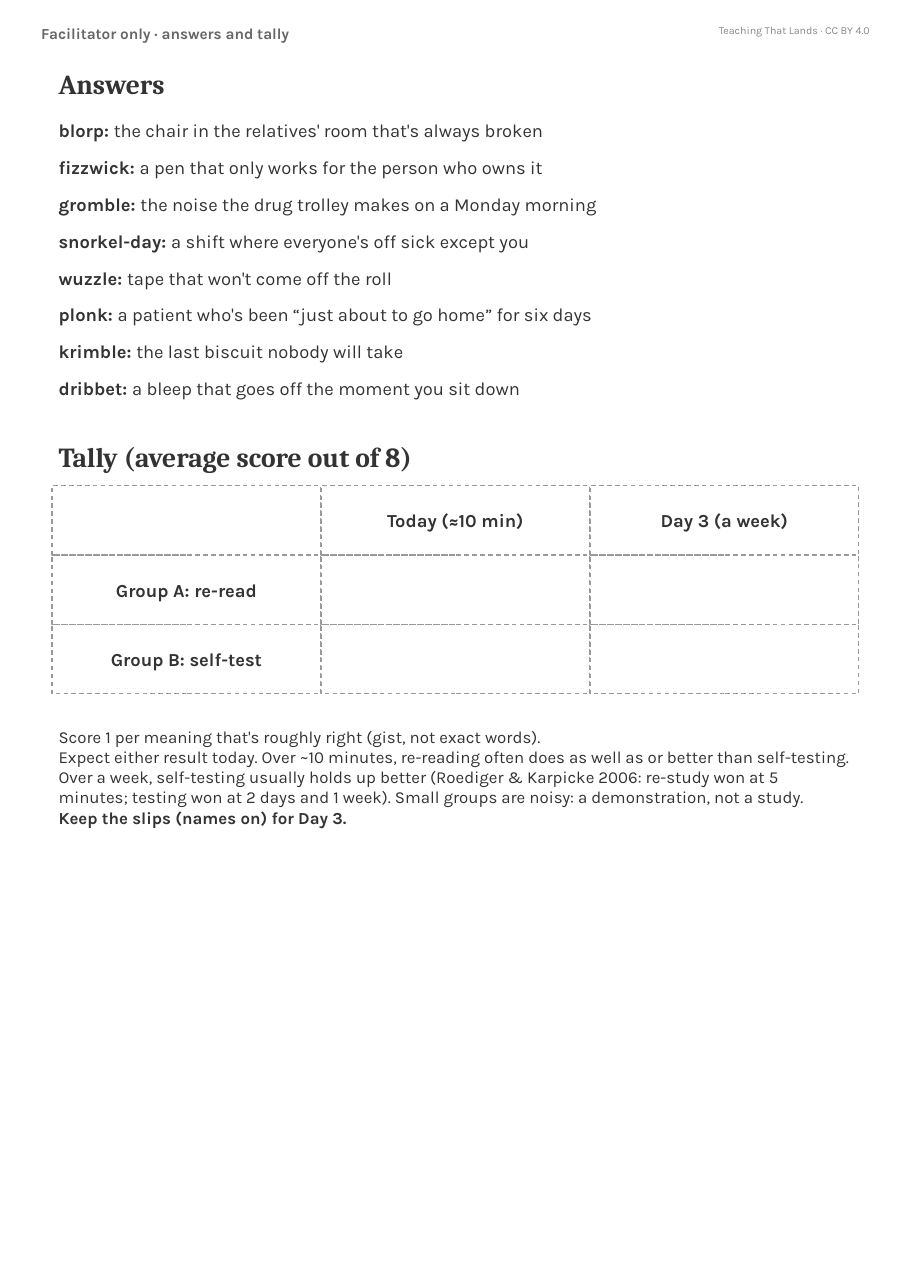
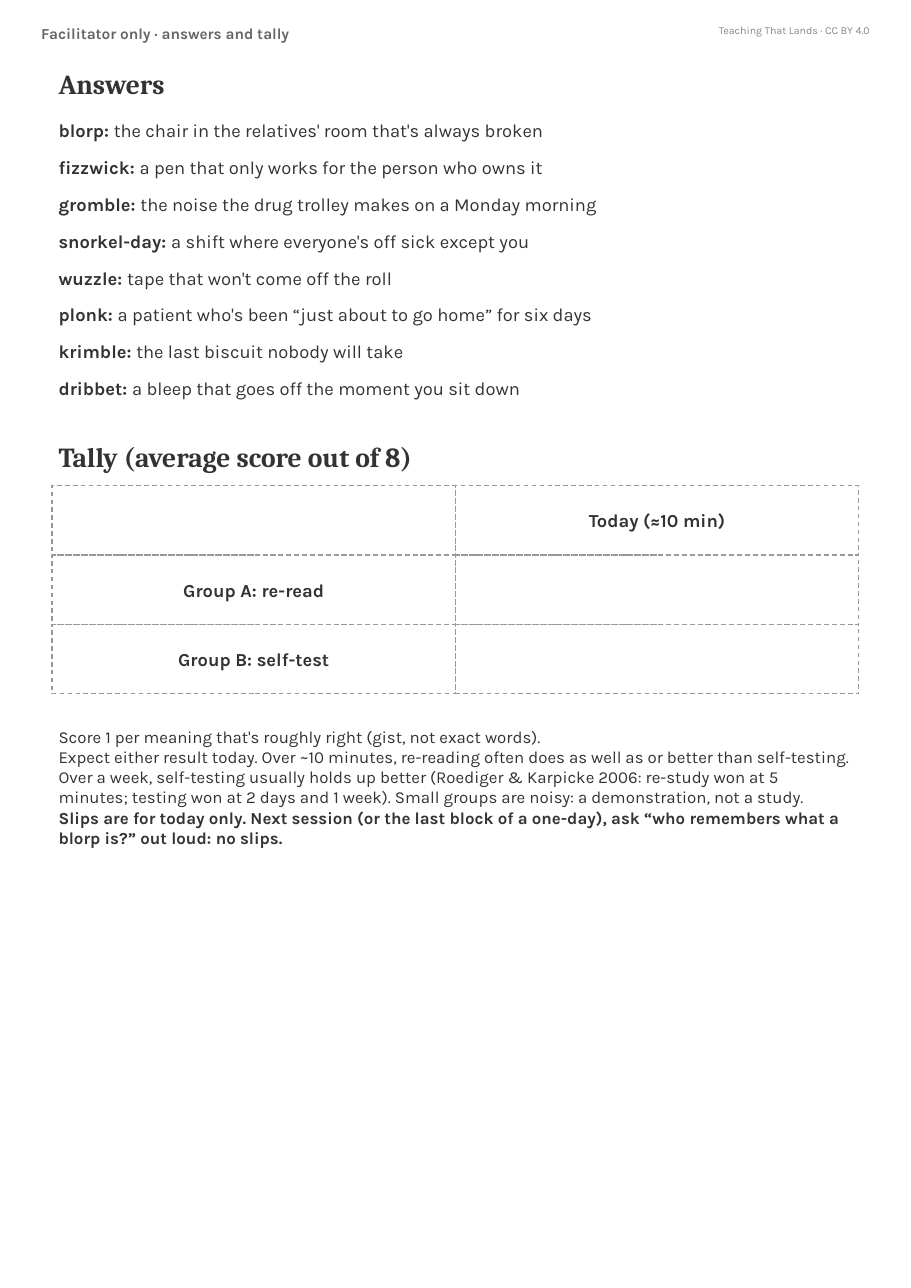
Before and after one commit to teachingthatlands/teachingthatlands.github.io, a slide deck: slide 4 of tools/printables/blorps-and-fizzwicks.pptx. Drawn at 911x1288 pixels with LibreOffice and Linux fonts; fonts in the diff are those of the drawing. Boxes give left, top, right and bottom in pixels: in the first picture for what was removed or moved away, otherwise in the second. Text is boxed around its words. In the diff, an @@ line names an element or a change of style, - is before the commit and + after.

```diff
--- a/tools/printables/blorps-and-fizzwicks.pptx
+++ b/tools/printables/blorps-and-fizzwicks.pptx
@@ rectangle: place and size @@
-rectangle at <box>52,486,321,555</box>
+rectangle at <box>52,486,455,555</box>
@@ rectangle "Today (≈10 min)": place and size @@
-rectangle "Today (≈10 min)" at <box>321,486,589,555</box>
+rectangle "Today (≈10 min)" at <box>455,486,858,555</box>
@@ rectangle removed at <box>589,486,858,555</box> @@
-Day 3 (a week)
@@ rectangle "Group A: re-read": place and size @@
-rectangle "Group A: re-read" at <box>52,555,321,625</box>
+rectangle "Group A: re-read" at <box>52,555,455,625</box>
@@ rectangle: place and size @@
-rectangle at <box>321,555,589,625</box>
+rectangle at <box>455,555,858,625</box>
@@ rectangle removed at <box>589,555,858,625</box> @@
@@ rectangle "Group B: self-test": place and size @@
-rectangle "Group B: self-test" at <box>52,625,321,694</box>
+rectangle "Group B: self-test" at <box>52,625,455,694</box>
@@ rectangle: place and size @@
-rectangle at <box>321,625,589,694</box>
+rectangle at <box>455,625,858,694</box>
@@ rectangle removed at <box>589,625,858,694</box> @@
@@ text at <box>59,811,839,848</box>: text changed @@
-Keep the slips (names on) for Day 3.
+Slips are for today only. Next session (or the last block of a one-day), ask “who remembers what a blorp is?” out loud: no slips.
```
Also in this commit, not shown: 3 other slides changed, 4 other files.
